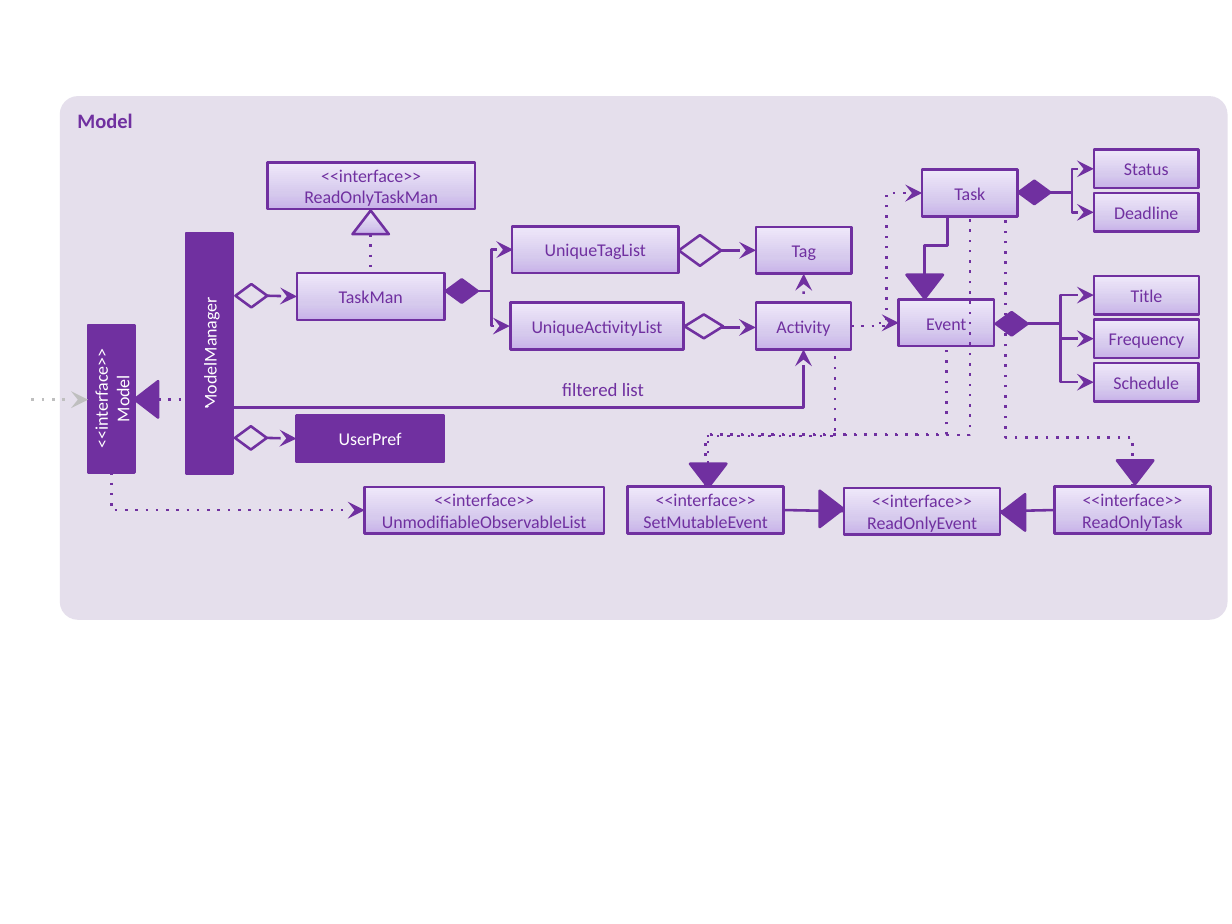
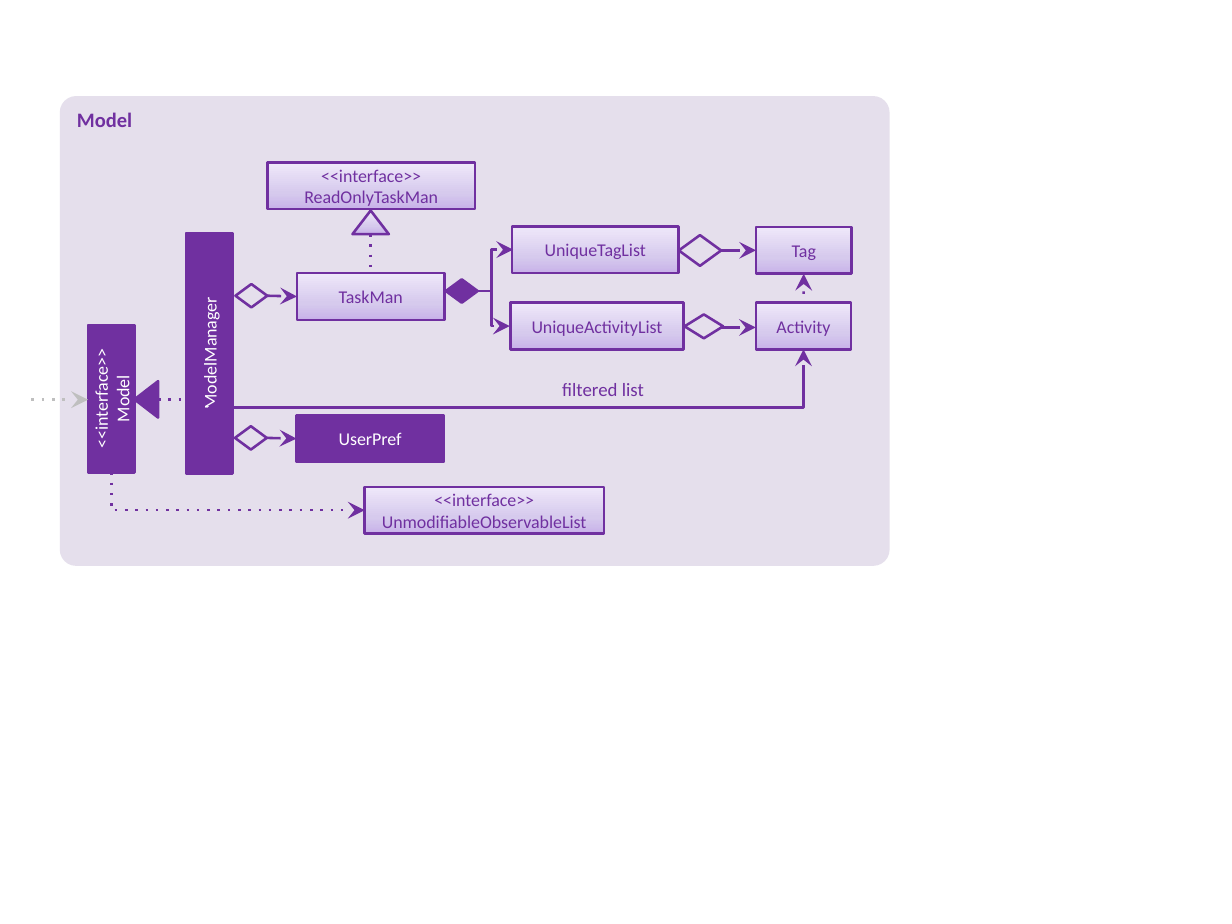
Before and after one commit to CS2103AUG2016-W10-C1/addressbook-level4, a slide deck: slide 9 of docs/diagrams/Diagrams.pptx (slide 8 before the commit). Drawn at 1232x924 pixels with LibreOffice and Linux fonts; fonts in the diff are those of the drawing. Boxes give left, top, right and bottom in pixels: in the first picture for what was removed or moved away, otherwise in the second. Text is boxed around its words. In the diff, an @@ line names an element or a change of style, - is before the commit and + after.

```diff
--- a/docs/diagrams/Diagrams.pptx
+++ b/docs/diagrams/Diagrams.pptx
@@ rounded rectangle "Model": place and size @@
-rounded rectangle "Model" at (60, 96, 1228, 620)
+rounded rectangle "Model" at (60, 96, 891, 565)
@@ rectangle removed at (1094, 149, 1199, 187) @@
-Status
@@ rectangle removed at (923, 170, 1018, 217) @@
-Task
@@ elbow arrow removed from (1051, 192) to (1094, 169) @@
@@ elbow arrow removed from (851, 326) to (923, 193) @@
@@ diamond removed at (1019, 181, 1051, 205) @@
@@ elbow arrow removed from (1051, 192) to (1094, 212) @@
@@ rectangle removed at (1094, 193, 1199, 232) @@
-Deadline
@@ elbow line removed from (708, 463) to (970, 217) @@
@@ elbow line removed from (947, 217) to (925, 275) @@
@@ elbow line removed from (1132, 487) to (1005, 218) @@
@@ rectangle removed at (898, 299, 993, 346) @@
-Event
@@ triangle removed at (907, 275, 944, 298) @@
@@ elbow arrow removed from (1027, 324) to (1094, 296) @@
@@ rectangle removed at (1094, 276, 1200, 314) @@
-Title
@@ elbow arrow removed from (851, 326) to (898, 323) @@
@@ diamond removed at (995, 312, 1027, 335) @@
@@ elbow arrow removed from (1027, 324) to (1094, 339) @@
@@ elbow arrow removed from (1027, 324) to (1094, 382) @@
@@ rectangle removed at (1094, 319, 1200, 357) @@
-Frequency
@@ elbow line removed from (706, 487) to (835, 350) @@
@@ elbow line removed from (708, 463) to (946, 346) @@
@@ rectangle removed at (1094, 363, 1199, 402) @@
-Schedule
@@ triangle removed at (690, 463, 727, 487) @@
@@ triangle removed at (1117, 461, 1154, 484) @@
@@ rectangle removed at (628, 487, 785, 533) @@
-<<interface>>
-SetMutableEvent
@@ triangle removed at (820, 490, 843, 527) @@
@@ rectangle removed at (844, 488, 1000, 535) @@
-<<interface>>
-ReadOnlyEvent
@@ triangle removed at (1002, 493, 1026, 530) @@
@@ rectangle removed at (1055, 487, 1211, 533) @@
-<<interface>>
-ReadOnlyTask
@@ line removed from (784, 510) to (844, 511) @@
@@ line removed from (1000, 511) to (1055, 510) @@
```
Also in this commit, not shown: 4 other slides changed, 2 slides added, 7 other files.
